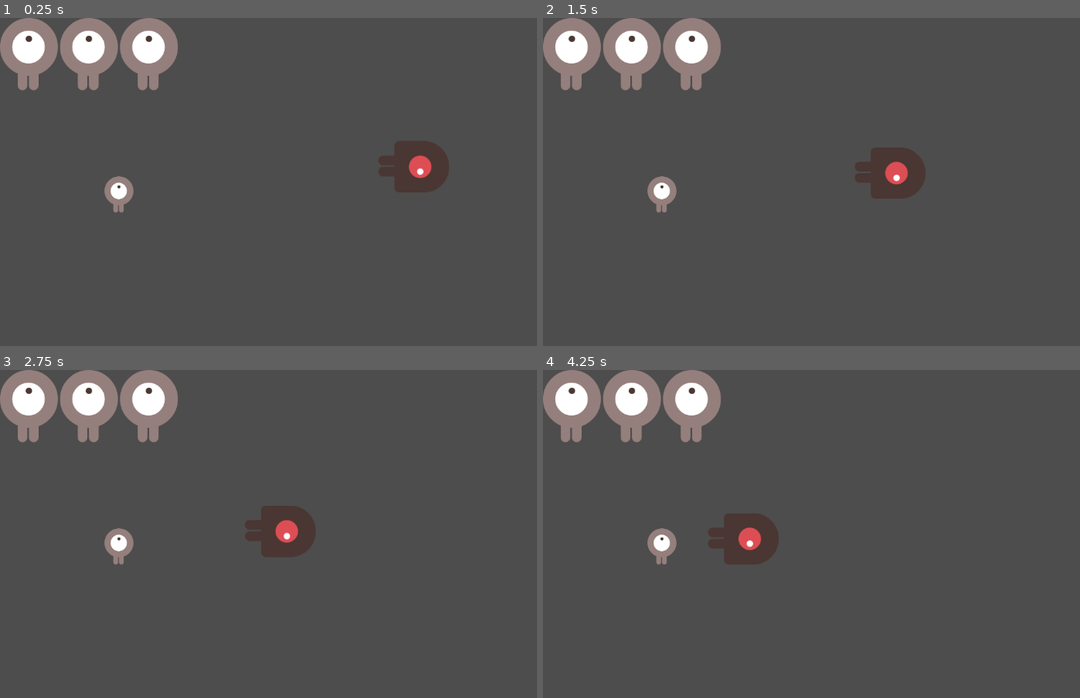
Above: before the commit, frames 1-4 (two rows, left to right).
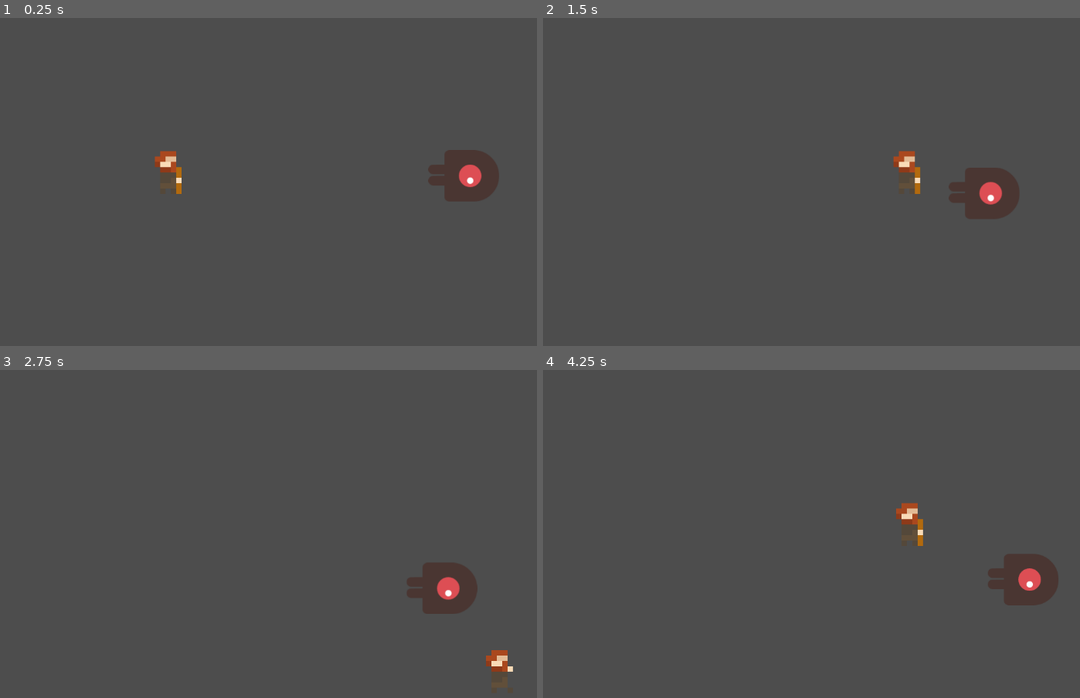
Above: after the commit, the same moments.

Repository: miyo6032/ProjectGodotWild63
Game: Godot game, scene res://scenes/main.tscn
Two runs of this game, one before a commit and one after it. Both use one fixed random seed, a clock stepped at 60 frames per second and the inputs below. Before the commit the project starts from res://prototype/scenes/main_prototype.tscn.
Inputs:
- Up to frame 1 (0.25 s): no input
- Up to frame 2 (1.5 s): tap Enter at 0.5 s; hold Right (attack_right) 0.53-1.28 s; tap Tab at 0.6, 1.35 s; hold Down (attack_down) from 1.28 s (still down)
- Up to frame 3 (2.75 s): release Down (attack_down) at 2.03 s; hold Right (attack_right) from 2.03 s (still down); tap Tab at 2.1 s
- Up to frame 4 (4.25 s): release Right (attack_right) at 2.78 s; hold Up (attack_up) 2.78-3.53 s; tap Tab at 2.85, 3.6 s; hold Left (attack_left) from 3.53 s (still down)

The runs differ from the first frame. In frame 1, 8.4% of the frame differs, in the area x 0-93%, y 0-60%; in frame 2, 8.4%; in frame 3, 8.7%; in frame 4, 8.8%, in the area x 0-96%, y 0-72%.

Commit message:
Add state machine for enemies

Diff:
--- a/project.godot
+++ b/project.godot
@@ -11,7 +11,7 @@
 [application]
 
 config/name="ProjectGodotWild63"
-run/main_scene="res://prototype/scenes/main_prototype.tscn"
+run/main_scene="res://scenes/main.tscn"
 config/features=PackedStringArray("4.1", "GL Compatibility")
 
 [autoload]
--- /dev/null
+++ b/scenes/BaseObjectDetector.gd
@@ -0,0 +1,6 @@
+extends Area2D
+
+class_name BaseObjectDetector
+
+func detect_objects() -> Array:
+    return get_overlapping_bodies()
--- /dev/null
+++ b/scenes/DetectTargetTransition.gd
@@ -0,0 +1,9 @@
+extends StateTransition
+
+@export var distance : float
+
+func get_decision() -> bool:
+    var player = state_data.player
+    var enemy = state_data.enemy
+    var within_distance = (enemy.global_position - player.global_position).length_squared() < pow(distance, 2.0)
+    return within_distance
--- /dev/null
+++ b/scenes/Enemy.gd
@@ -0,0 +1,59 @@
+extends CharacterBody2D
+
+signal transitioned(state_name)
+
+@export var initial_state := NodePath()
+@export var player: Player
+
+@onready var current_state: State = get_node(initial_state)
+@onready var states: Node = $States
+
+var state_data
+
+func _ready() -> void:
+    state_data = { player = player, enemy = self }
+    await owner.ready
+    for child in states.get_children():
+        child.state_machine = self
+        for transition in child.get_children():
+            transition.state_data = state_data
+    current_state.enter()
+
+func _unhandled_input(event: InputEvent) -> void:
+    current_state.handle_input(event)
+
+func _process(delta: float) -> void:
+    maybe_transition_state()
+    current_state.update(delta)
+
+func _physics_process(delta: float) -> void:
+    maybe_transition_state()
+    current_state.physics_update(delta)
+    move_and_slide()
+
+func transition_to(target_state_name: String, msg: Dictionary = {}) -> void:
+    if not has_node(target_state_name):
+        push_warning("unknown state %s" % target_state_name)
+        return
+
+    current_state.exit()
+    current_state = get_node(target_state_name)
+    current_state.enter(msg)
+    emit_signal("transitioned", current_state.name)
+
+func maybe_transition_state():
+    for transition in current_state.get_children():
+        if transition is StateTransition:
+            var decision = transition.get_decision()
+            if decision:
+                var has_true_state = has_node(transition.true_state)
+                if has_true_state and transition.true_state != current_state.state_name:
+                    var ai_state = get_node(transition.true_state)
+                    transition_to(ai_state.state_name)
+                    break
+            else:
+                var has_false_state = has_node(transition.false_state)
+                if has_false_state and transition.false_state != current_state.state_name:
+                    var ai_state = get_node(transition.false_state)
+                    transition_to(ai_state.state_name)
+                    break
--- /dev/null
+++ b/scenes/EnemyRangedAttackState.gd
@@ -0,0 +1,16 @@
+extends State
+
+class_name EnemyRangedAttackState
+
+@export var fireball_scene: PackedScene
+
+func enter(_msg := {}) -> void:
+    fireball()
+
+func fireball():
+    var fireball_instance = fireball_scene.instantiate()
+    var fireball_position = enemy.global_position
+    fireball_instance.linear_velocity = (player.global_position - fireball_position).normalized() * 250
+    fireball_instance.global_position = fireball_position
+    fireball_instance.look_at(fireball_position)
+    get_tree().current_scene.add_child(fireball_instance)
--- /dev/null
+++ b/scenes/MoveRandomlyState.gd
@@ -0,0 +1,50 @@
+extends State
+
+class_name MoveRandomlyState
+
+@export var object_detector : BaseObjectDetector
+@export var maximum_time_in_a_direction : float = 1
+@export var object_detection_distance : float = 0.5
+@export var speed : float = 100
+@export var move_lag : float = 16.0
+
+var direction : Vector2
+var last_direction_change_time : float
+
+func on_enter_state() -> void:
+    last_direction_change_time = 0
+
+func on_exit_state() -> void:
+    stop_moving()
+
+func update(delta: float) -> void:
+    last_direction_change_time -= delta
+
+func physics_update(delta: float) -> void:
+    if not valid_spot() or last_direction_change_time <= 0:
+        pick_random_direction()
+        enemy.velocity = lerp(enemy.velocity, Vector2.ZERO, delta * move_lag)
+    else:
+        enemy.velocity = lerp(enemy.velocity, direction * speed, delta * move_lag)
+
+func valid_spot() -> bool:
+    position_detector(object_detector, object_detection_distance)
+    return object_detector.detect_objects().is_empty()
+
+func position_detector(detector: BaseObjectDetector, distance: float) -> void:
+    var position = enemy.global_position
+    var object_detection_pos = position + direction.normalized() * distance
+    detector.global_position = object_detection_pos
+
+func pick_random_direction() -> void:
+        direction.x = randf_range(-1.0, 1.0)
+        direction.y = randf_range(-1.0, 1.0)
+        direction = direction.normalized()
+        object_detector.position = direction * object_detection_distance
+        last_direction_change_time = maximum_time_in_a_direction
+
+func stop_moving() -> void:
+    direction = Vector2.ZERO
+
+func move_in_direction(dir : Vector2) -> void:
+    self.direction = dir
--- /dev/null
+++ b/scenes/State.gd
@@ -0,0 +1,31 @@
+class_name State
+extends Node
+
+var state_machine = null
+var state_data : get = get_state_data
+var enemy : get = get_enemy
+var player : get = get_player
+
+func get_player():
+    return state_machine.state_data.player
+
+func get_enemy():
+    return state_machine.state_data.enemy
+
+func get_state_data():
+    return state_machine.state_data
+
+func handle_input(_event: InputEvent) -> void:
+    pass
+
+func update(_delta: float) -> void:
+    pass
+
+func physics_update(_delta: float) -> void:
+    pass
+
+func enter(_msg := {}) -> void:
+    pass
+
+func exit() -> void:
+    pass
--- /dev/null
+++ b/scenes/StateTransition.gd
@@ -0,0 +1,11 @@
+extends Node
+
+class_name StateTransition
+
+@export var true_state: String
+@export var false_state: String
+
+var state_data = null
+
+func get_decision() -> bool:
+    return false
--- /dev/null
+++ b/scenes/enemy_projectile.tscn
@@ -0,0 +1,47 @@
+[gd_scene load_steps=6 format=3 uid="uid://crxworclxlacs"]
+
+[ext_resource type="Script" path="res://prototype/scenes/Fireball.gd" id="1_vvg55"]
+[ext_resource type="Texture2D" uid="uid://cecc4wb7lovoh" path="res://prototype/art/enemyFlyingAlt_1.png" id="2_ewvjx"]
+[ext_resource type="Texture2D" uid="uid://bdp15gw8dirgr" path="res://prototype/art/enemyFlyingAlt_2.png" id="3_fjajf"]
+
+[sub_resource type="SpriteFrames" id="SpriteFrames_c131r"]
+animations = [{
+"frames": [{
+"duration": 1.0,
+"texture": ExtResource("2_ewvjx")
+}, {
+"duration": 1.0,
+"texture": ExtResource("3_fjajf")
+}],
+"loop": true,
+"name": &"fireball",
+"speed": 5.0
+}]
+
+[sub_resource type="CapsuleShape2D" id="CapsuleShape2D_4oemq"]
+radius = 42.0
+height = 104.0
+
+[node name="EnemyProjectile" type="RigidBody2D"]
+collision_layer = 0
+gravity_scale = 0.0
+script = ExtResource("1_vvg55")
+
+[node name="AnimatedSprite2D" type="AnimatedSprite2D" parent="."]
+sprite_frames = SubResource("SpriteFrames_c131r")
+animation = &"fireball"
+
+[node name="Area2D" type="Area2D" parent="."]
+collision_layer = 0
+collision_mask = 2
+monitorable = false
+
+[node name="CollisionShape2D" type="CollisionShape2D" parent="Area2D"]
+rotation = 1.5708
+shape = SubResource("CapsuleShape2D_4oemq")
+
+[node name="CollisionShape2D" type="CollisionShape2D" parent="."]
+rotation = 1.5708
+shape = SubResource("CapsuleShape2D_4oemq")
+
+[connection signal="area_entered" from="Area2D" to="." method="_on_area_2d_area_entered"]
--- /dev/null
+++ b/scenes/main.tscn
@@ -0,0 +1,13 @@
+[gd_scene load_steps=3 format=3 uid="uid://bc5a1ffpsdvdk"]
+
+[ext_resource type="PackedScene" uid="uid://bfellyq050wl2" path="res://scenes/player.tscn" id="1_808qs"]
+[ext_resource type="PackedScene" uid="uid://cs1t3p46kqe1l" path="res://scenes/ranged_enemy.tscn" id="2_mlf80"]
+
+[node name="Main" type="Node"]
+
+[node name="Player" parent="." instance=ExtResource("1_808qs")]
+position = Vector2(314, 284)
+
+[node name="RangedEnemy" parent="." node_paths=PackedStringArray("player") instance=ExtResource("2_mlf80")]
+position = Vector2(884, 293)
+player = NodePath("../Player")
--- /dev/null
+++ b/scenes/ranged_enemy.tscn
@@ -0,0 +1,104 @@
+[gd_scene load_steps=15 format=3 uid="uid://cs1t3p46kqe1l"]
+
+[ext_resource type="Script" path="res://scenes/Enemy.gd" id="1_tl3v6"]
+[ext_resource type="Texture2D" uid="uid://ccxfxgjrfijci" path="res://prototype/art/enemyWalking_1.png" id="2_t5hqr"]
+[ext_resource type="Texture2D" uid="uid://dc7tgc46lafu8" path="res://prototype/art/enemyWalking_2.png" id="3_rokt2"]
+[ext_resource type="Script" path="res://prototype/scenes/Damageable.gd" id="4_iafrh"]
+[ext_resource type="Script" path="res://scenes/BaseObjectDetector.gd" id="5_jgagf"]
+[ext_resource type="Script" path="res://scenes/EnemyRangedAttackState.gd" id="5_m8asx"]
+[ext_resource type="PackedScene" uid="uid://crxworclxlacs" path="res://scenes/enemy_projectile.tscn" id="6_2mhdd"]
+[ext_resource type="Script" path="res://scenes/MoveRandomlyState.gd" id="8_bfeme"]
+
+[sub_resource type="SpriteFrames" id="SpriteFrames_w8ta0"]
+animations = [{
+"frames": [{
+"duration": 1.0,
+"texture": ExtResource("2_t5hqr")
+}, {
+"duration": 1.0,
+"texture": ExtResource("3_rokt2")
+}],
+"loop": true,
+"name": &"walk",
+"speed": 5.0
+}]
+
+[sub_resource type="CapsuleShape2D" id="CapsuleShape2D_p3s8m"]
+radius = 48.0
+height = 130.0
+
+[sub_resource type="CapsuleShape2D" id="CapsuleShape2D_blc4p"]
+radius = 49.0
+height = 126.0
+
+[sub_resource type="Animation" id="Animation_nn7tu"]
+resource_name = "hit"
+length = 0.2
+tracks/0/type = "value"
+tracks/0/imported = false
+tracks/0/enabled = true
+tracks/0/path = NodePath(".:modulate")
+tracks/0/interp = 1
+tracks/0/loop_wrap = true
+tracks/0/keys = {
+"times": PackedFloat32Array(0, 0.2),
+"transitions": PackedFloat32Array(1, 1),
+"update": 0,
+"values": [Color(1, 0, 0, 1), Color(1, 1, 1, 1)]
+}
+
+[sub_resource type="AnimationLibrary" id="AnimationLibrary_fmrua"]
+_data = {
+"hit": SubResource("Animation_nn7tu")
+}
+
+[sub_resource type="CircleShape2D" id="CircleShape2D_soeh7"]
+
+[node name="RangedEnemy" type="CharacterBody2D"]
+collision_layer = 0
+script = ExtResource("1_tl3v6")
+initial_state = NodePath("States/MoveRandomlyState")
+
+[node name="AnimatedSprite2D" type="AnimatedSprite2D" parent="."]
+sprite_frames = SubResource("SpriteFrames_w8ta0")
+animation = &"walk"
+frame_progress = 0.579603
+
+[node name="CollisionShape2D" type="CollisionShape2D" parent="."]
+rotation = 1.5708
+shape = SubResource("CapsuleShape2D_p3s8m")
+
+[node name="Damageable" type="Area2D" parent="."]
+collision_layer = 4
+collision_mask = 0
+monitoring = false
+script = ExtResource("4_iafrh")
+
+[node name="CollisionShape2D" type="CollisionShape2D" parent="Damageable"]
+rotation = 1.5708
+shape = SubResource("CapsuleShape2D_blc4p")
+
+[node name="AnimationPlayer" type="AnimationPlayer" parent="."]
+libraries = {
+"": SubResource("AnimationLibrary_fmrua")
+}
+
+[node name="BaseObjectDetector" type="Area2D" parent="."]
+position = Vector2(95, 0)
+script = ExtResource("5_jgagf")
+
+[node name="CollisionShape2D" type="CollisionShape2D" parent="BaseObjectDetector"]
+shape = SubResource("CircleShape2D_soeh7")
+
+[node name="States" type="Node" parent="."]
+
+[node name="EnemyRangedAttackState" type="Node" parent="States"]
+script = ExtResource("5_m8asx")
+fireball_scene = ExtResource("6_2mhdd")
+
+[node name="MoveRandomlyState" type="Node" parent="States" node_paths=PackedStringArray("object_detector")]
+script = ExtResource("8_bfeme")
+object_detector = NodePath("../../BaseObjectDetector")
+object_detection_distance = 100.0
+
+[connection signal="on_damage" from="Damageable" to="." method="_on_damageable_on_damage"]
Binary file added: prototype2/art/fireball.png
Not shown, added: prototype2/art/fireball.png.import
Binary file added: prototype2/art/mage.png
Not shown, added: prototype2/art/mage.png.import
